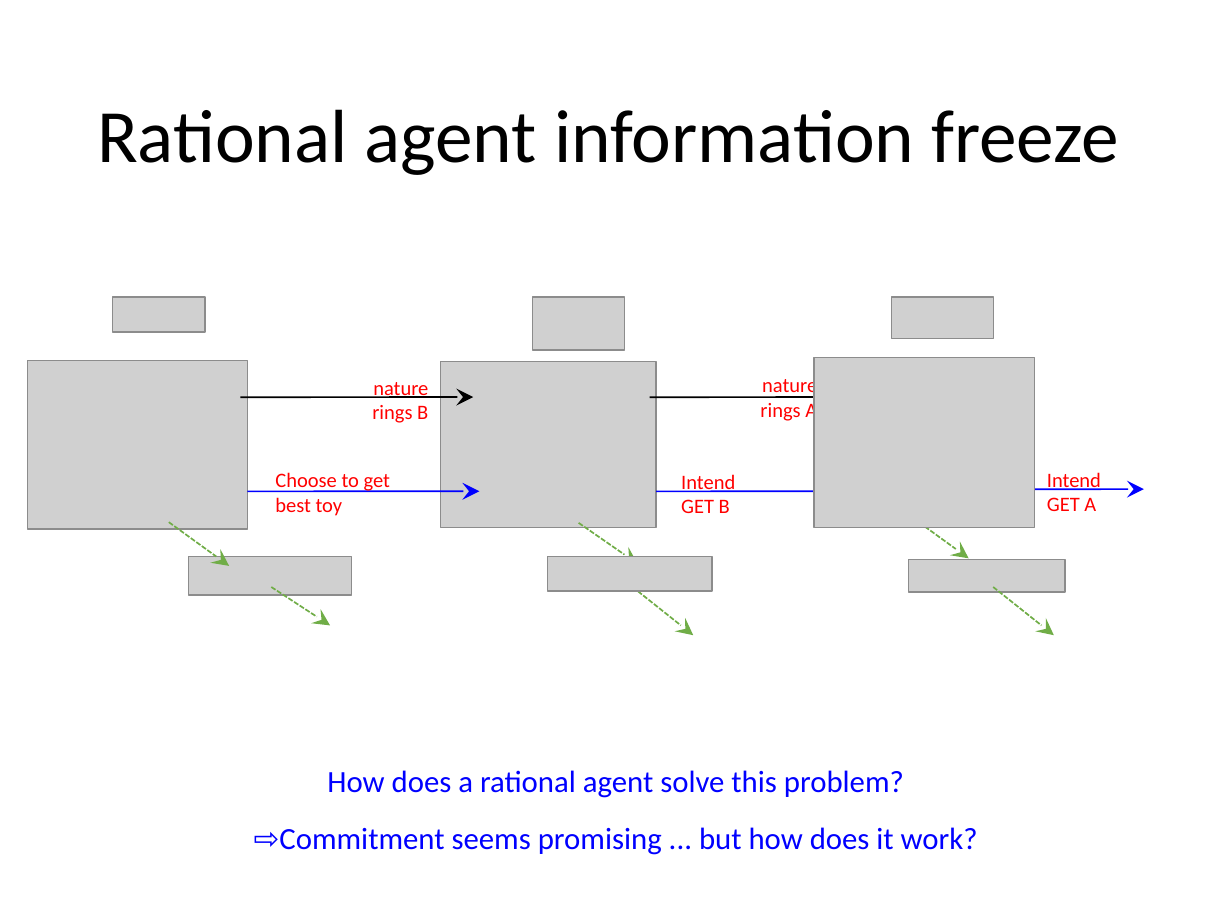
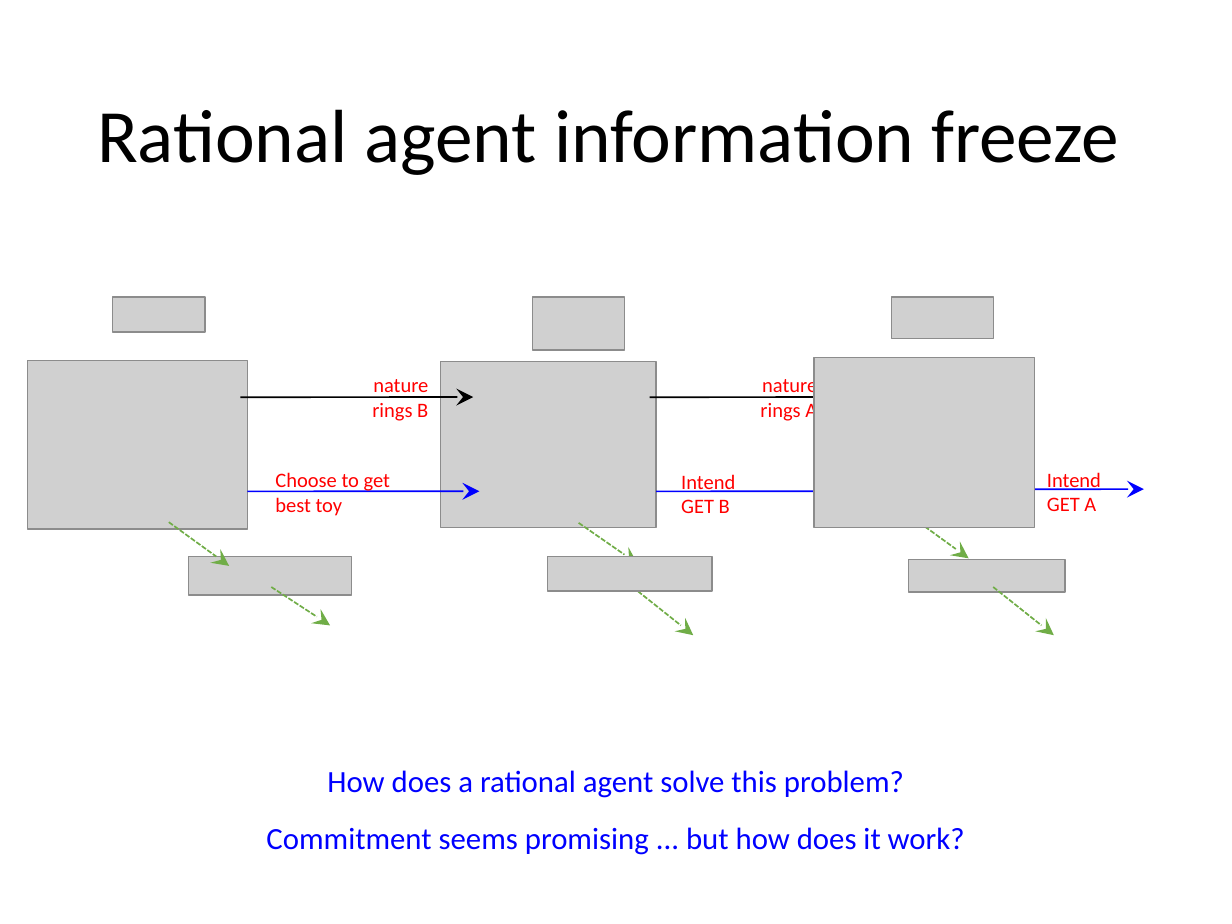
Before and after one commit to mdryall/Epstein-Ryall-Project-1, a slide deck: slide 14 of Preso_Mats/Game theory and intentions for SO2021 2.pptx (slide 16 before the commit). Drawn at 1232x924 pixels with LibreOffice and Linux fonts; fonts in the diff are those of the drawing; grey boxes stand for pictures. Boxes give left, top, right and bottom in pixels: in the first picture for what was removed or moved away, otherwise in the second. Text is boxed around its words. In the diff, an @@ line names an element or a change of style, - is before the commit and + after.

```diff
--- a/Preso_Mats/Game theory and intentions for SO2021 2.pptx
+++ b/Preso_Mats/Game theory and intentions for SO2021 2.pptx
@@ text at (x1=266, y1=827, x2=965, y2=855): text changed @@
-⇨Commitment seems promising ... but how does it work?
+Commitment seems promising ... but how does it work?
```
Also in this commit, not shown: 9 other slides changed, 2 slides removed.
